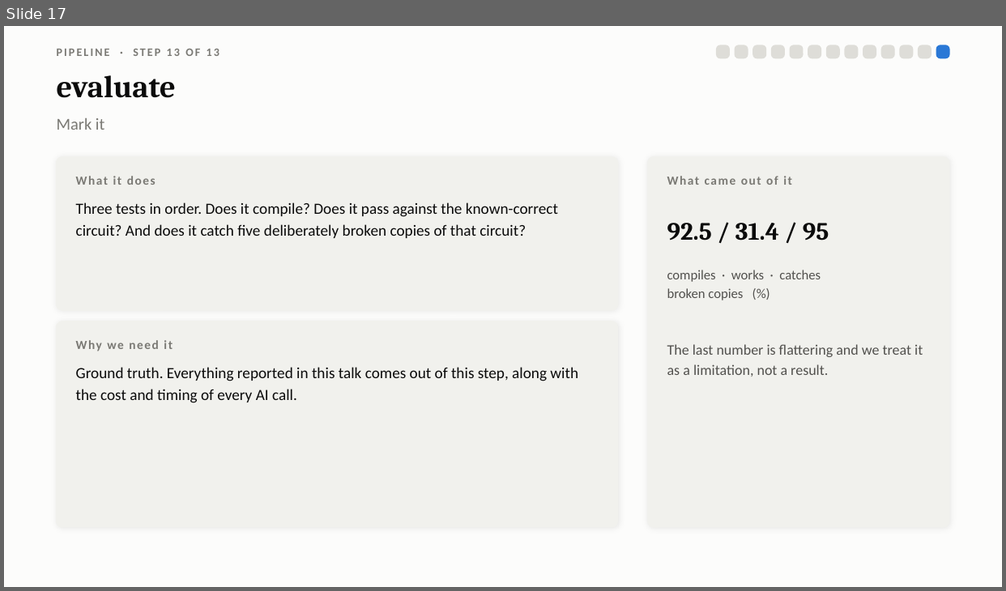
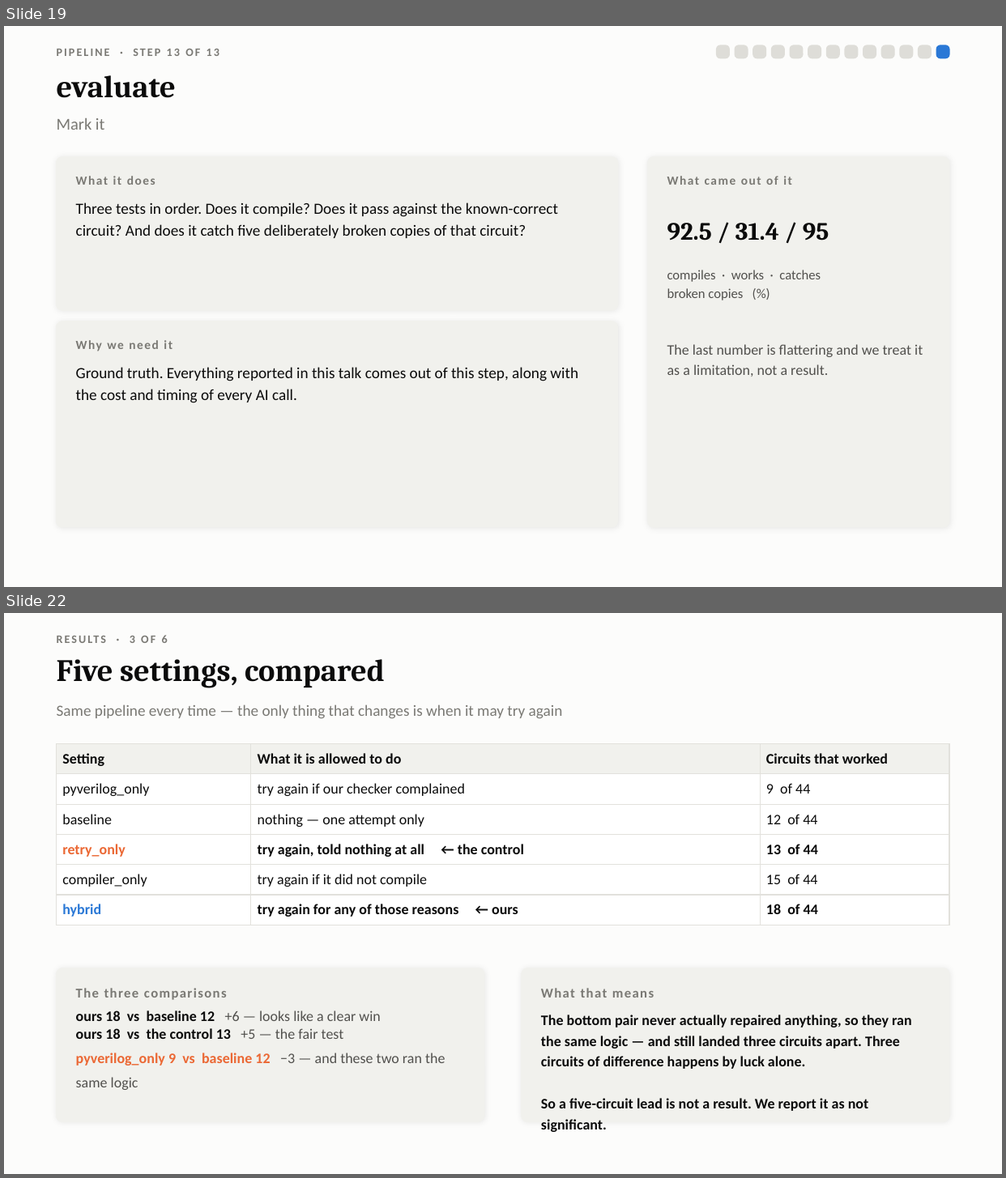
Before and after one commit to Sawaiz-zip/agentic-verilog-testbench, a slide deck: docs/presentation.pptx. Shown one above the other, each under a label of ours: slide 17 before the commit, slides 19 and 22 after it; the slides between them are not shown. The pictures are 1006x591 and 1006x1178 pixels, drawn with LibreOffice and Linux fonts; fonts in the diff are those of the drawing. Boxes give left, top, right and bottom in pixels: in the first picture for what was removed or moved away, otherwise in the second. Text is boxed around its words. In the diff, an @@ line names an element or a change of style, - is before the commit and + after.

```diff
--- a/docs/presentation.pptx
+++ b/docs/presentation.pptx
@@ slide 22 added at (x1=4, y1=613, x2=1002, y2=1174), background #FCFCFB @@
@@ text added at (x1=130, y1=635, x2=168, y2=643), 11 pt, text #7A7974, bold @@
+RESULTS · 3 OF 6
@@ text added at (x1=57, y1=659, x2=385, y2=688), 30 pt, text #0B0B0B, bold @@
+Five settings, compared
@@ text added at (x1=57, y1=705, x2=563, y2=718), 15 pt, text #7A7974 @@
+Same pipeline every time — the only thing that changes is when it may try again
@@ table added at (x1=57, y1=744, x2=949, y2=920), 6 rows, 3 columns @@
+Setting | What it is allowed to do | Circuits that worked
+pyverilog_only | try again if our checker complained | 9 of 44
+baseline | nothing — one attempt only | 12 of 44
+retry_only | try again, told nothing at all ← the control | 13 of 44
+compiler_only | try again if it did not compile | 15 of 44
+hybrid | try again for any of those reasons ← ours | 18 of 44
@@ rounded rectangle added at (x1=57, y1=969, x2=484, y2=1122), fill #F1F1ED, outline #F1F1ED 1 pt @@
@@ rounded rectangle added at (x1=522, y1=969, x2=949, y2=1122), fill #F1F1ED, outline #F1F1ED 1 pt @@
@@ text added at (x1=76, y1=988, x2=227, y2=1000), 13 pt, text #7A7974, bold @@
+The three comparisons
@@ text added at (x1=541, y1=988, x2=654, y2=998), 13 pt, text #7A7974, bold @@
+What that means
@@ text added at (x1=76, y1=1011, x2=445, y2=1090), 14 pt, text #52514E, bold @@
+ours 18 vs baseline 12 +6 — looks like a clear win
+ours 18 vs the control 13 +5 — the fair test
+pyverilog_only 9 vs baseline 12 −3 — and these two ran the same logic
@@ text added at (x1=541, y1=1015, x2=912, y2=1111), 14 pt, text #0B0B0B, bold @@
+The bottom pair never actually repaired anything, so they ran the same logic — and still landed three circuits apart. Three circuits of difference happens by luck alone.
+So a five-circuit lead is not a result. We report it as not significant.
@@ what was slide 17 is now slide 19 @@
```
Also in this commit, not shown: 1 slide changed, 7 other slides added, 4 slides removed, 1 other file.
